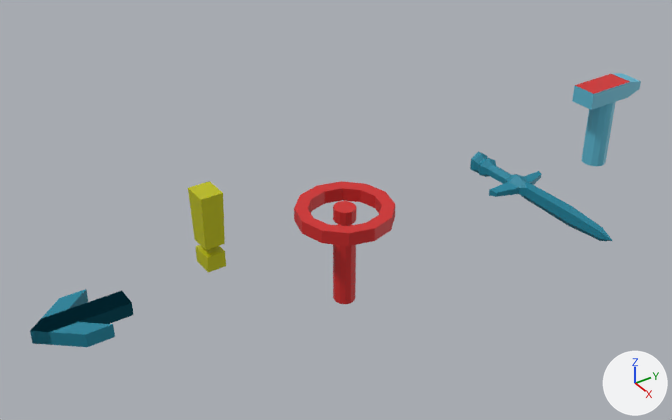
Two versions of the Blender file Blender/ui.blend, one commit apart.
Before and after are seen from a 50 mm lens placed at (4.56, -5.71, 3.41), pointed at (0.03, -2.65, 0.12). Every picture has the same lights, and +X, +Y and +Z are marked at lower right.
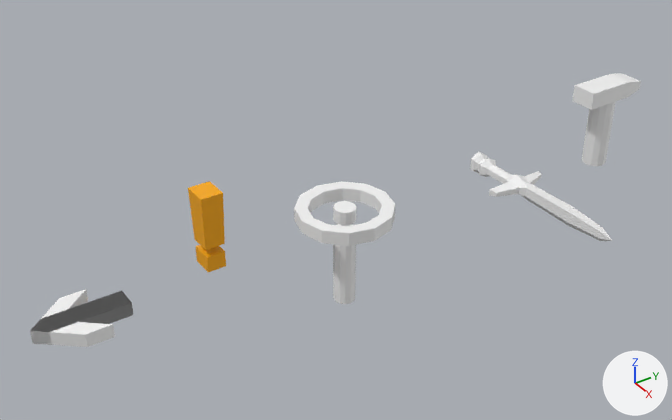
The edits, one by one:
Picture 'UnitPalette02-Albedo.png' (img_unitpalette02_albedo_png) is new.
Material 'UIMaterial' (mat_uimaterial) changes its picture from img_paletteunits_png to img_unitpalette02_albedo_png.
me_cylinder has 96 vertices, 56 faces and spans x -0.351..0.351, y -0.353..0.353, z -0.732..0.05.
me_cylinder is used by ob_cylinder; location (0.0, -2.554, 0.056).
me_cylinder part 1: texture (UV) coordinates of 56 of 56 faces, centred in x -0.327..0.327, y -0.329..0.329, z -0.732..0.05, changed; they spanned u 0.05..0.09, v 0.9..0.97 and now span u 0.05..0.05, v 0.97..0.97.
me_cylinder_003 has 36 vertices, 24 faces and spans x -0.101..0.101, y -0.253..0.307, z -0.3..0.415.
me_cylinder_003 is used by ob_cylinder_001; location (0.0, 0.0, 0.0).
me_cylinder_003 part 2: texture (UV) coordinates of 24 of 24 faces, centred in x -0.101..0.101, y -0.253..0.307, z -0.3..0.415, changed; they spanned u 0.08..0.23, v 0.78..0.94 and now span u 0.03..0.03, v 0.97..0.97.
me_cylinder_001 has 92 vertices, 88 faces and spans x -0.418..0.964, y -0.247..0.262, z -0.089..0.089.
me_cylinder_001 is used by ob_cylinder_002; location (0.268, -1.219, 0.0).
me_cylinder_001 part 3: texture (UV) coordinates of 88 of 88 faces, centred in x -0.418..0.964, y -0.238..0.255, z -0.067..0.067, changed; they spanned u 0.07..0.07, v 0.79..0.79 and now span u 0.03..0.03, v 0.96..0.96.
me_cube has 16 vertices, 12 faces and spans x -0.089..0.089, y -0.075..0.075, z 0.0..0.546.
me_cube is used by ob_exclamation; location (-0.033, -3.58, 0.0).
me_cube part 4: texture (UV) coordinates of 12 of 12 faces, centred in x -0.083..0.083, y -0.072..0.072, z 0.0..0.546, changed; they spanned u 0.31..0.31, v 0.81..0.81 and now span u 0.09..0.09, v 0.78..0.78.
me_cube_001 has 30 vertices, 27 faces and spans x -0.074..0.208, y -0.338..0.25, z 0.0..0.092.
me_cube_001 is used by ob_delivery; location (0.119, -4.469, 0.0).
me_cube_001 part 5: texture (UV) coordinates of 27 of 27 faces, centred in x -0.074..0.208, y -0.294..0.25, z 0.0..0.092, changed; they spanned u 0.07..0.07, v 0.81..0.81 and now span u 0.03..0.03, v 0.97..0.97.

Pixel boxes (x1, y1, x2, y2) of what changed, in the pictures (672 x 420 px):
'Cylinder', surface changed (red to white): (294, 181, 395, 304) in both
'Delivery', surface changed (cyan to grey): (30, 289, 133, 347) in both
'Cylinder.001', surface changed (cyan to grey): (572, 73, 641, 166) in both
'Cylinder.002', surface changed (cyan to white): (470, 152, 612, 241) in both
'Exclamation', surface changed (yellow to orange): (188, 181, 226, 272) in both
